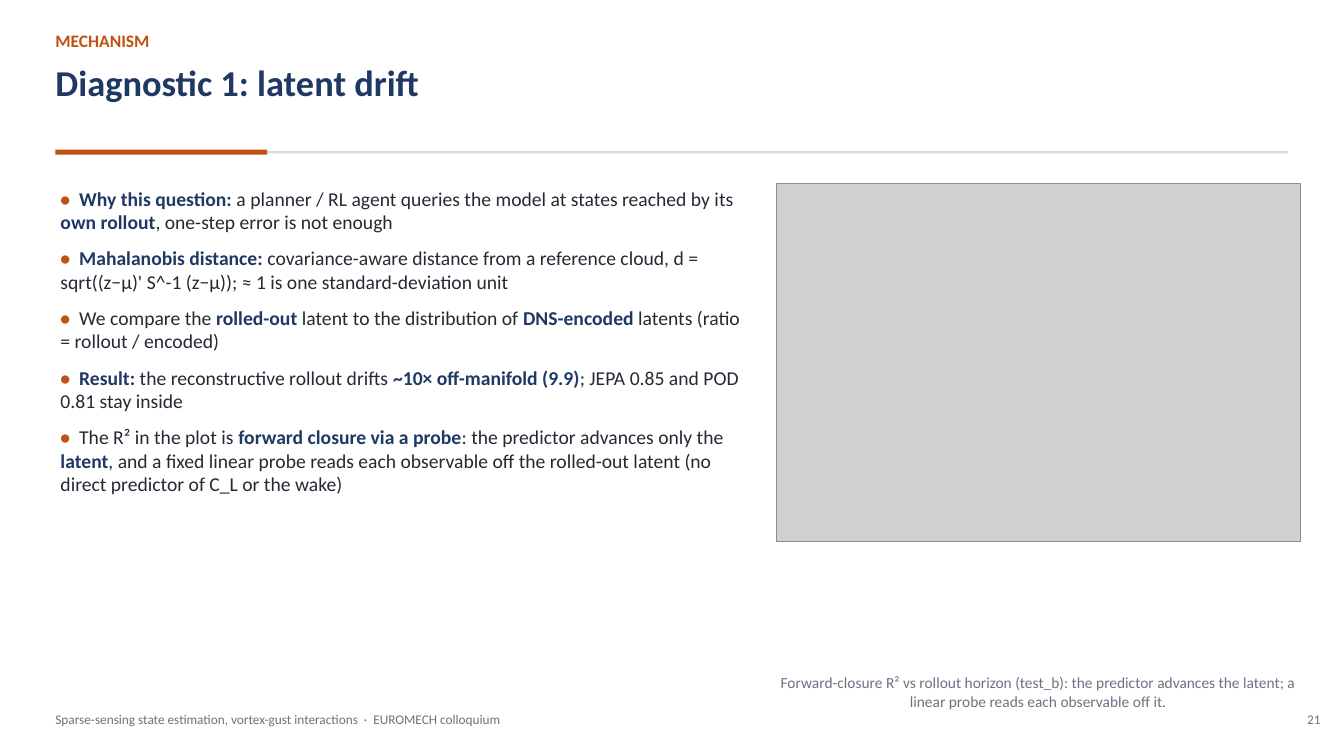
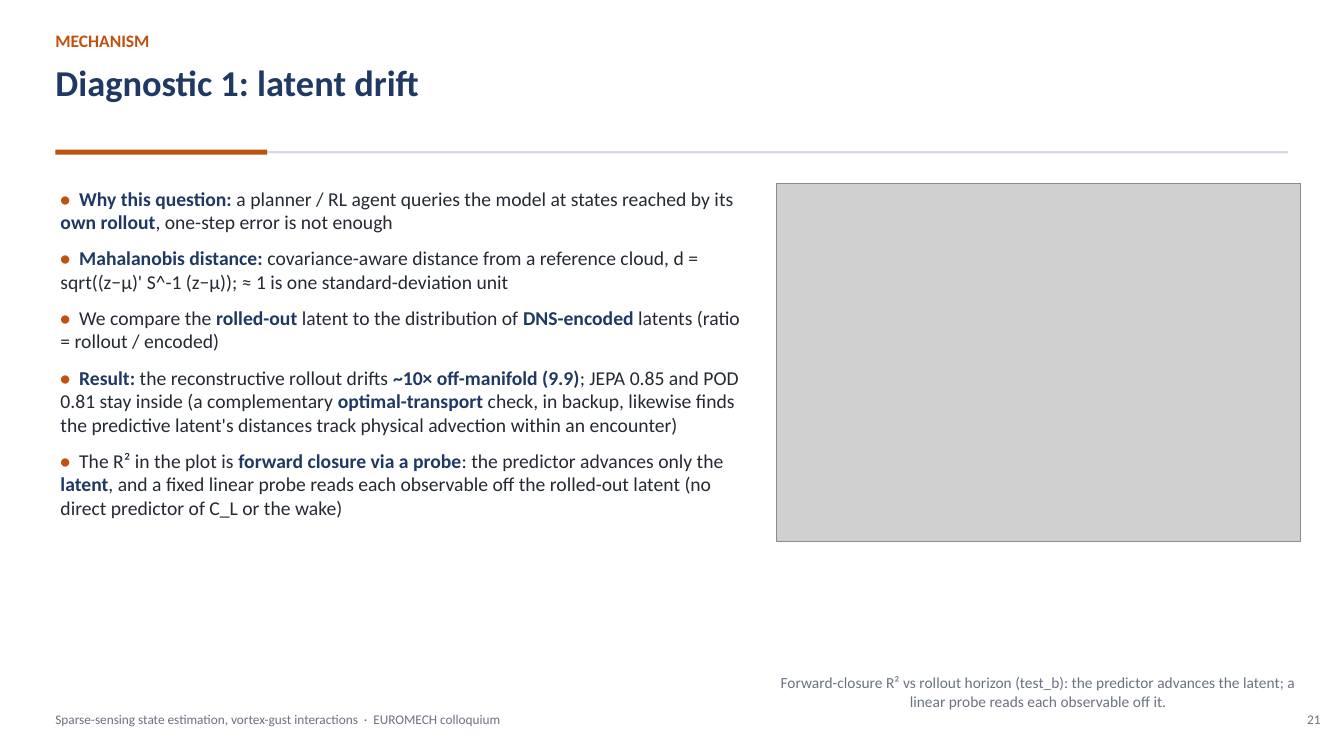
Before and after one commit to sanmi90/GUST-JEPA, a slide deck: slide 21 of paper/talk/euromech_gust_jepa.pptx. Drawn at 1344x756 pixels with LibreOffice and Linux fonts; fonts in the diff are those of the drawing; grey boxes stand for pictures. Boxes give left, top, right and bottom in pixels: in the first picture for what was removed or moved away, otherwise in the second. Text is boxed around its words. In the diff, an @@ line names an element or a change of style, - is before the commit and + after.

```diff
--- a/paper/talk/euromech_gust_jepa.pptx
+++ b/paper/talk/euromech_gust_jepa.pptx
@@ text at (x1=60, y1=370, x2=738, y2=435): text changed @@
-• Result: the reconstructive rollout drifts ~10× off-manifold (9.9); JEPA 0.85 and POD 0.81 stay inside
+• Result: the reconstructive rollout drifts ~10× off-manifold (9.9); JEPA 0.85 and POD 0.81 stay inside (a complementary optimal-transport check, in backup, likewise finds the predictive latent's distances track physical advection within an encounter)
```
Also in this commit, not shown: 9 other slides changed, 3 other files.
